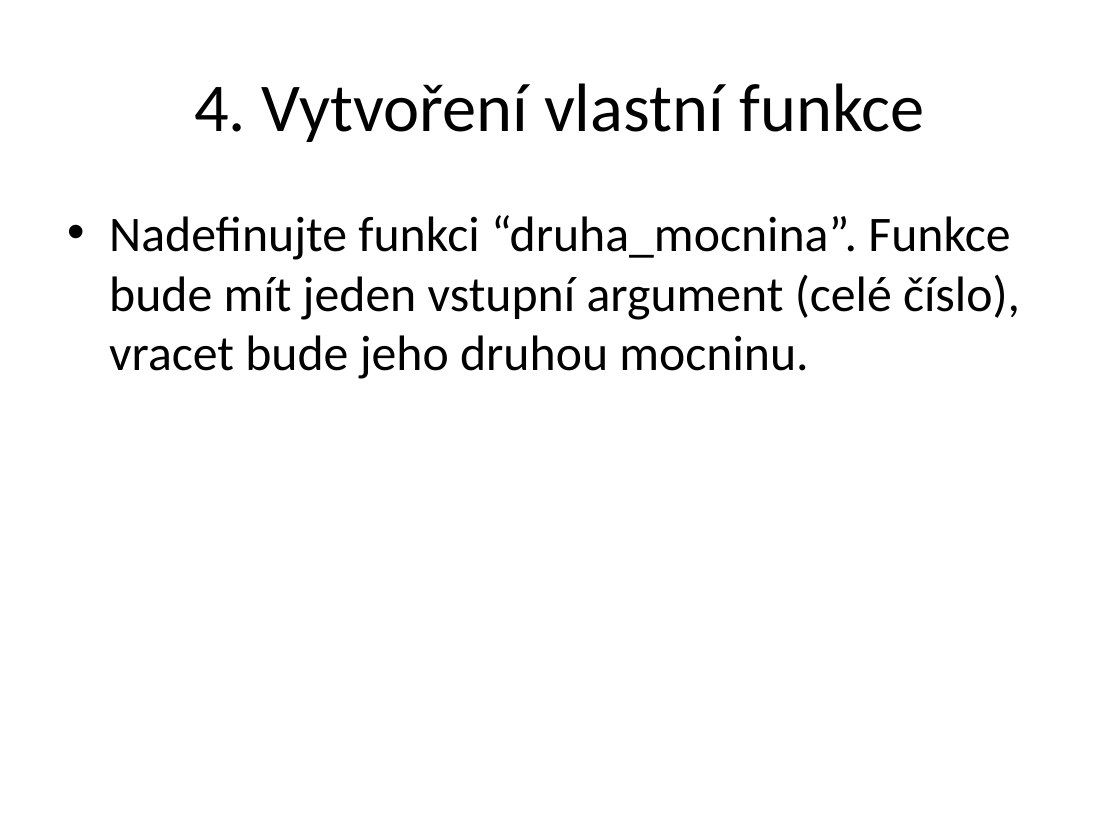
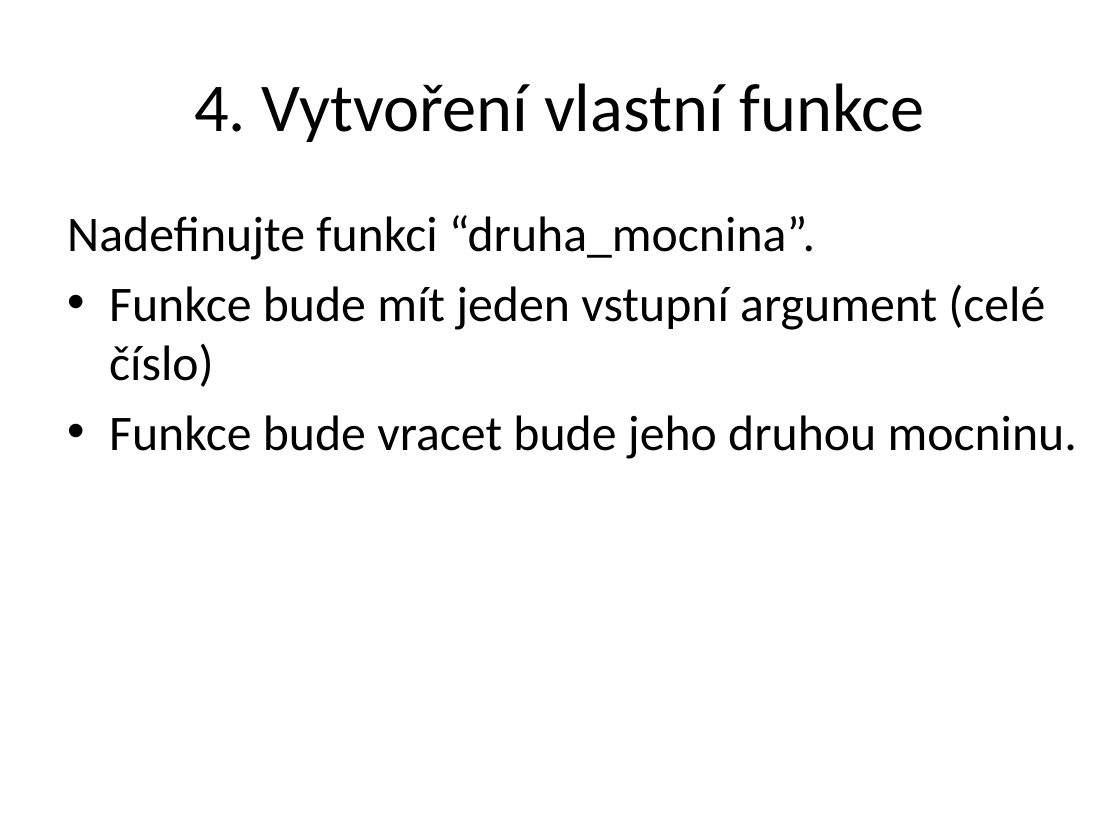
Before and after one commit to hlavli/MIT, a slide deck: slide 5 of files/Test - Jazyk C, časovač.pptx. Drawn at 1120x840 pixels with LibreOffice and Linux fonts; fonts in the diff are those of the drawing. Boxes give left, top, right and bottom in pixels: in the first picture for what was removed or moved away, otherwise in the second. Text is boxed around its words. In the diff, an @@ line names an element or a change of style, - is before the commit and + after.

```diff
--- a/files/Test - Jazyk C, časovač.pptx
+++ b/files/Test - Jazyk C, časovač.pptx
@@ text at (x1=67, y1=215, x2=1077, y2=459): text changed @@
-• Nadefinujte funkci “druha_mocnina”. Funkce bude mít jeden vstupní argument (celé číslo), vracet bude jeho druhou mocninu.
+Nadefinujte funkci “druha_mocnina”.
+• Funkce bude mít jeden vstupní argument (celé číslo)
+• Funkce bude vracet bude jeho druhou mocninu.
```
Also in this commit, not shown: 3 other slides changed.
